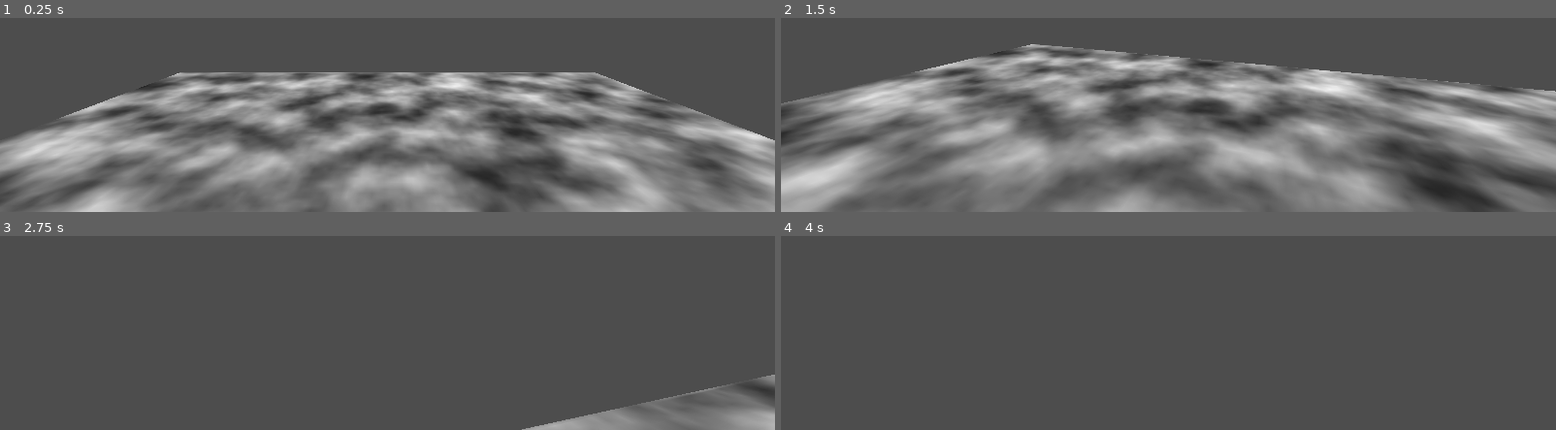
Above: before the commit, frames 1-4 (two rows, left to right).
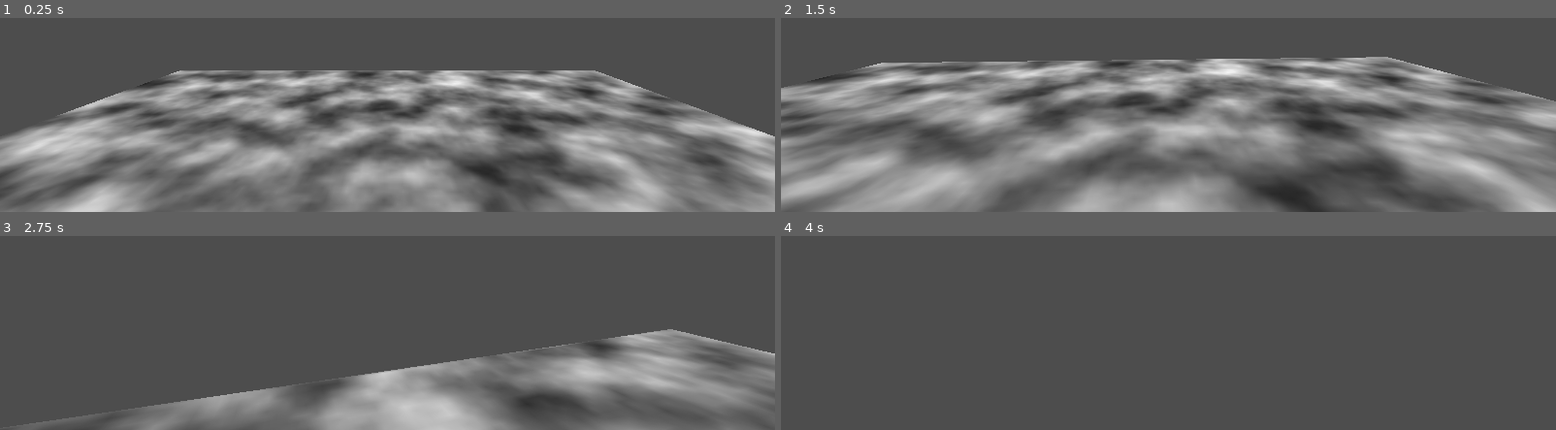
Above: after the commit, the same moments.

Repository: MoustachedMamba/Zarg
Game: Godot game, scene res://testscene.tscn
The game is run twice, just before and just after one commit, with the same random seed, the same clock (stepped at 60 frames per second) and the same inputs.
Inputs (mouse positions are in pixels of both pictures, inside the frame that each line leads up to):
- Up to frame 1 (0.25 s): no input
- Up to frame 2 (1.5 s): move the mouse to (outside the picture) at 0.52 s; hold Ctrl (Crouch) 0.53-1.28 s; hold W (Forward) from 0.53 s (still down); tap Space (Jump) at 0.77 s; move the mouse to (outside the picture) at 1.27 s; click (outside the picture) at 1.35 s
- Up to frame 3 (2.75 s): keep holding W (Forward); tap Space (Jump) at 1.52 s; move the mouse to (outside the picture) at 2.02 s; hold Shift (Sprint) from 2.03 s (still down)
- Up to frame 4 (4 s): keep holding W (Forward); move the mouse to (outside the picture) at 2.77 s; release Shift (Sprint) at 2.78 s; tap Ctrl (Crouch) at 2.85 s; tap Space (Jump) at 3.02, 3.77 s; tap Enter at 3.5 s; move the mouse to (outside the picture) at 3.52 s; press the mouse at (outside the picture) at 3.53 s

The runs differ from the first frame. In frame 1, 14% of the frame differs, in the area x 0-100%, y 27-100%; in frame 2, 49%, in the area x 0-100%, y 13-100%; in frame 3, 21%; in frame 4, nothing differs.

Commit message:
tweaked variables
aboba

Diff:
--- a/char_ctrlr.gd
+++ b/char_ctrlr.gd
@@ -1,15 +1,14 @@
 extends CharacterBody3D
 
 
-@export var walk_speed = 4.0
+@export var walk_speed = 3.5
 @export var sprint_speed = 7.0
 @export var crouch_walk_speed = 2.0
-@export var crouch_sprint_speed = 3.5
-@export var jump_velocity = 4.5
-@export var sensitivity = Vector2(0.6,0.8)
+@export var jump_velocity = 5.0
+@export var sensitivity = Vector2(0.2,0.4)
 @export var camera_responsive = Vector2(7.0,7.0)
 @export var air_control = 0.0
-@export var accel = 16.0
+@export var accel = 5.0
 @onready var head = $head
 @onready var headbob = $head/headbobcentre
 # Get the gravity from the project settings to be synced with RigidBody nodes.
@@ -38,17 +37,19 @@
 
 
 	head.position.y = lerp(head.position.y,float(crouched)*head_height_crouch+float(!crouched)*head_height_default,delta*5)
-	current_speed = lerp(current_speed,target_speed,accel*delta*0.3)
+	current_speed = lerp(current_speed,target_speed,accel*delta)
 	# Get the input direction and handle the movement/deceleration.
 	# As good practice, you should replace UI actions with custom gameplay actions.
 	var input_dir = Input.get_vector("Left", "Right", "Forward", "Back")
 	var direction = (transform.basis * Vector3(input_dir.x, 0, input_dir.y)).normalized()
-	if direction:
+	if direction and is_on_floor():
 		velocity.x = lerp(velocity.x,direction.x * current_speed,accel*delta)
 		velocity.z = lerp(velocity.z,direction.z * current_speed,accel*delta)
-	else:
+	elif is_on_floor():
 		velocity.x = lerp(velocity.x, 0.0, accel*delta)
 		velocity.z = lerp(velocity.z, 0.0, accel*delta)
+	else:
+		pass
 
 	move_and_slide()
 	look_rot.x = lerp(look_rot.x,look_target.x,delta*camera_responsive.x)
@@ -66,8 +67,8 @@
 
 func _input(event):
 	if event is InputEventMouseMotion and Input.get_mouse_mode() == Input.MOUSE_MODE_CAPTURED:
-		look_target.y -= event.relative.x*sensitivity.x
-		look_target.x -= event.relative.y*sensitivity.y
+		look_target.y -= event.relative.x * sensitivity.x * (0.5 + float(is_on_floor())*0.5)
+		look_target.x -= event.relative.y * sensitivity.y * (0.5 + float(is_on_floor())*0.5)
 		look_target.x = clamp(look_target.x,-80,90)
 
 	if event.is_action_pressed("Exit"):
--- a/project.godot
+++ b/project.godot
@@ -62,3 +62,7 @@
 "events": [Object(InputEventMouseButton,"resource_local_to_scene":false,"resource_name":"","device":-1,"window_id":0,"a …(256 unchanged characters)…
 ]
 }
+
+[physics]
+
+3d/default_gravity=12.0
Not shown, added: cha114A.tmp
Not shown, added: cha1D11.tmp
